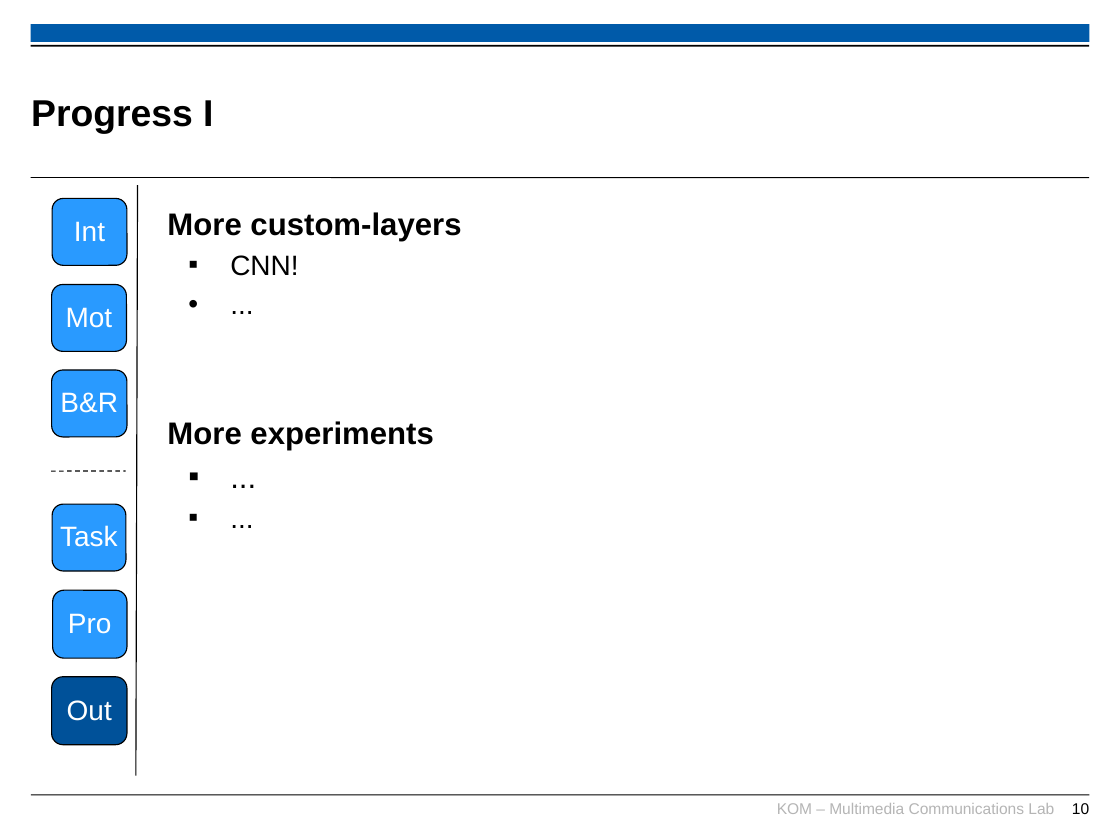
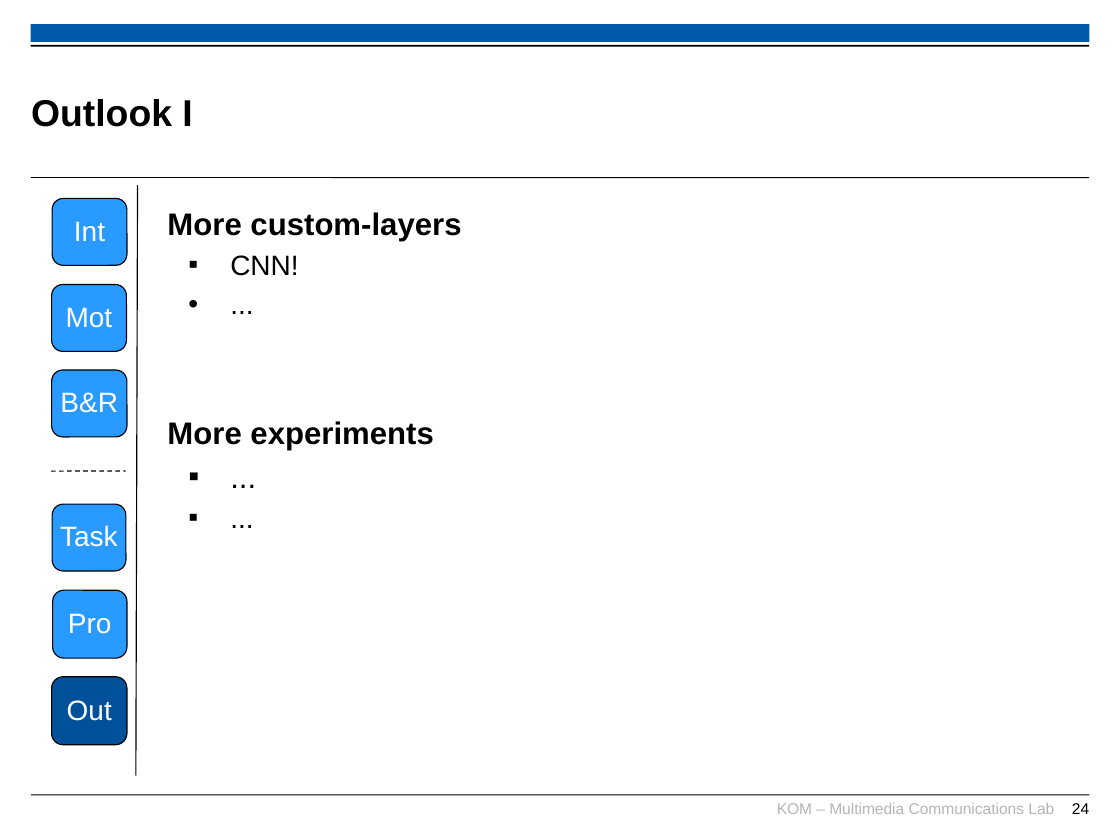
Before and after one commit to TimUnverzagt/Thesis, a slide deck: slide 24 of presentation/intermissionary_presentation.pptx (slide 10 before the commit). Drawn at 1120x840 pixels with LibreOffice and Linux fonts; fonts in the diff are those of the drawing; background and template pictures are left out. Boxes give left, top, right and bottom in pixels: in the first picture for what was removed or moved away, otherwise in the second. Text is boxed around its words. In the diff, an @@ line names an element or a change of style, - is before the commit and + after.

```diff
--- a/presentation/intermissionary_presentation.pptx
+++ b/presentation/intermissionary_presentation.pptx
@@ title at (31,99,192,127): text changed @@
-Progress I
+Outlook I
@@ page number at (1072,803,1089,814): text changed @@
-10
+24
```
Also in this commit, not shown: 3 other slides changed, 14 slides added, 25 other files.
